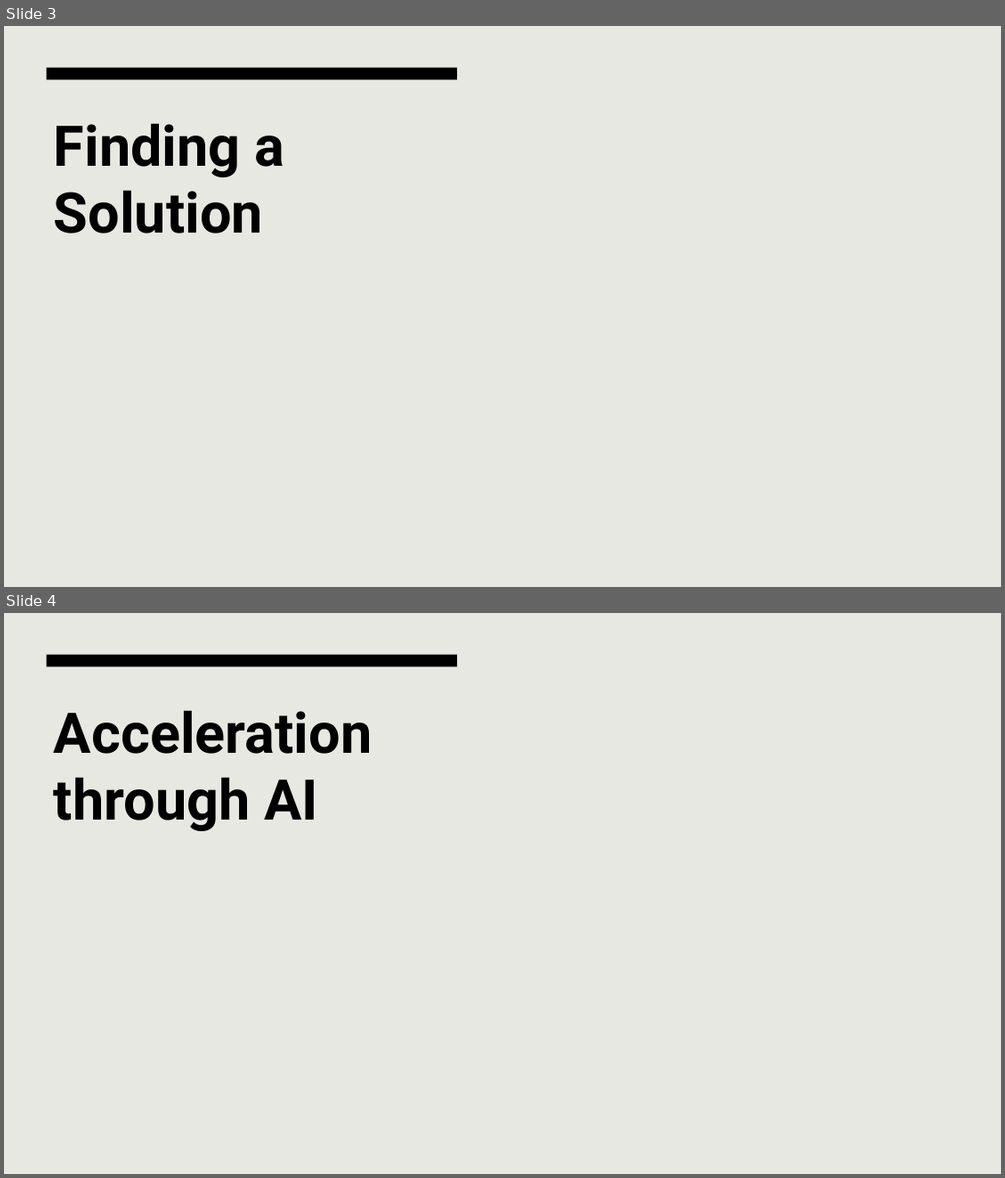
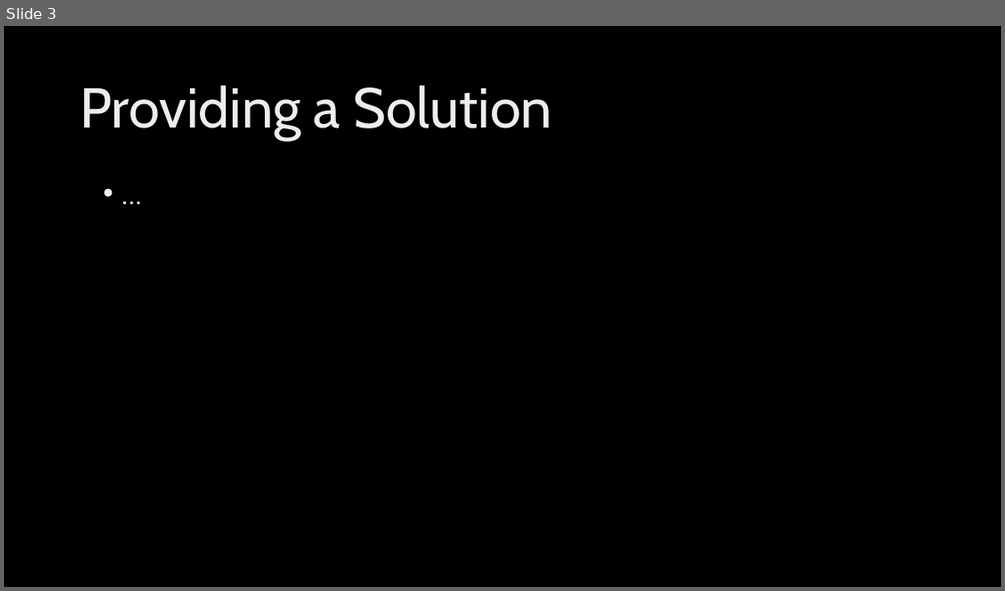
Before and after one commit to Muhlex/whai, a slide deck: presentation/makeathon_knowron_whai_dengl.pptx. Shown one above the other, each under a label of ours: slides 3 and 4 before the commit, slide 3 after it. The pictures are 1005x1178 and 1005x591 pixels, drawn with LibreOffice and Linux fonts; fonts in the diff are those of the drawing; background and template pictures are left out. Boxes give left, top, right and bottom in pixels: in the first picture for what was removed or moved away, otherwise in the second. Text is boxed around its words. In the diff, an @@ line names an element or a change of style, - is before the commit and + after.

```diff
--- a/presentation/makeathon_knowron_whai_dengl.pptx
+++ b/presentation/makeathon_knowron_whai_dengl.pptx
@@ slide 4 removed at (4,613,1001,1174), background #E8E8E2; not listed: 1 template element that a slide beside it also shows @@
@@ title removed at (54,710,372,831) @@
-Acceleration through AI
@@ slide 3 changed as well @@
@@ background #E8E8E2 to picture (left out) @@
@@ rectangle removed at (47,68,457,79) @@
@@ title "Providing a Solution" at (80,85,552,141): vertical alignment top to middle @@
@@ title at (80,85,552,141): text changed; font Roboto to Cabin; text colour #000000 to gradient #BFBFBF to #EDEDED to #FFFFFF; bold off @@
-Finding a Solution
+Providing a Solution
@@ text added at (96,176,932,532), 28 pt, text gradient #BFBFBF to #EDEDED to #FFFFFF @@
+• …
```
Also in this commit, not shown: 1 other slide changed, 3 slides added, 2 other slides removed.
